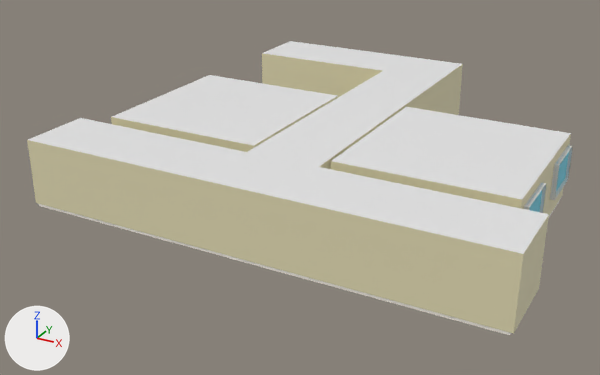
Before and after pictures for a commit that changed the FBX model - [ Unity Project ] - ( EmBodied_N170 )/Assets/- [ 3D Models ] -/- [ Enviroment ] -/- [ Interior ] -/Enviroment.fbx.
Rendered twice from a camera (50 mm lens) standing at (11.7, -23.7, 11.6) and looking at (-1.4, 0.2, -0.4). The lights are fixed; the arrows at lower left show +X, +Y and +Z. Where no turn or scale is listed for an object, it has been applied to the vertices.

Names of what the first picture shows: 'Corridor', 'Room', 'Windows'.
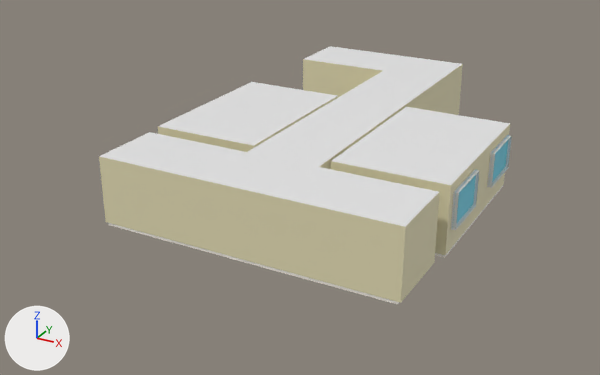
Pixel boxes (x1, y1, x2, y2) of what changed, in the pictures (600 x 375 px; the box of a moved part takes in the faces that stretch with it):
'Corridor', reshaped (30% narrower, 12% shorter)
    before: (27, 41, 549, 335)
    after: (99, 46, 463, 304)
'Room', reshaped
    before: (111, 75, 573, 218)
    after: (158, 82, 512, 258)
'Windows', mesh rescaled
    before: (527, 148, 569, 212)
    after: (452, 135, 509, 230)
part 2 of me_plane, moved or reshaped
    before: (27, 118, 246, 251)
    after: (99, 132, 246, 251)
part 3 of me_plane, moved or reshaped
    before: (277, 167, 549, 335)
    after: (277, 167, 440, 304)
part 4 of me_plane, moved or reshaped
    before: (262, 41, 407, 97)
    after: (303, 46, 407, 97)
part 5 of me_plane_003, moved or reshaped (not visible before)
    after: (451, 204, 476, 230)
part 6 of me_plane_003, moved or reshaped
    before: (550, 178, 568, 200)
    after: (487, 167, 508, 188)
part 7 of me_plane_003, moved or reshaped
    before: (331, 134, 573, 218)
    after: (331, 124, 512, 258)
part 8 of me_plane_003, moved or reshaped
    before: (112, 94, 549, 199)
    after: (159, 102, 483, 185)
part 9 of me_plane_003, moved or reshaped
    before: (165, 75, 571, 163)
    after: (210, 82, 510, 151)
part 10 of me_plane_003, moved or reshaped
    before: (111, 117, 254, 152)
    after: (158, 126, 254, 152)

The change, as a list of edits to the scene's bpy script:
```text
Change me_plane_004:
    where me_plane_004.from_pydata(...)  # 16 vertices, 4 faces; spans x -7.17..7.17, y -2.7..2.7, z 0.81..2.01
    used by ob_windows; location = (0.0, 0.0, 0.0)
    me_plane_004 part 1: the whole mesh is scaled about its middle by (0.721, 1, 1)
Change me_plane:
    where me_plane.from_pydata(...)  # 270 vertices, 258 faces; spans x -7.9..7.9, y -6.0..9.5, z 0.0..2.3
    used by ob_corridor; location = (0.0, 0.0, 0.0)
    me_plane part 2: all 10 vertices in x -7.9, y -6.0..-3.5, z 0.0..2.3 are moved by (3.0, 0.0, 0.0)
    me_plane part 3: all 10 vertices in x 7.9, y -6.0..-3.5, z 0.0..2.3 are moved by (-3.0, 0.0, 0.0)
    me_plane part 4: all 10 vertices in x -7.0, y 6.9..9.5, z 0.0..2.3 are moved by (2.1, 0.0, 0.0)
Change me_plane_003:
    used by ob_room; location = (0.0, 0.0, 0.0)
    remove me_plane_003.from_pydata(...)  # 462 vertices, 440 faces; spans x -7.26..7.26, y -2.97..2.97, z 0.0..2.3
    add me_plane_003.from_pydata(...)  # 462 vertices, 440 faces; spans x -5.26..5.26, y -2.97..2.97, z 0.0..2.3
    me_plane_003 part 5: the loose piece of 20 vertices spanning x 7.05..7.26, y -2.69..-0.8, z 0.81..0.85 is moved by (-2.0, 0.0, 0.0)
    me_plane_003 part 6: the loose piece of 20 vertices spanning x 7.05..7.26, y 0.8..2.69, z 0.81..0.85 is moved by (-2.0, 0.0, 0.0)
    me_plane_003 part 7: 95 of the vertices in x 7.08..7.26, y -2.97..2.97, z 0.0..2.3 are moved by (-2.0, 0.0, 0.0)
    me_plane_003 part 8: all 72 vertices in x -1.37..1.37, y -0.72..-0.43, z 0.0..2.3 are moved by (0.0, -2.0, 0.0)
    me_plane_003 part 9: all 72 vertices in x -1.37..1.37, y 0.43..0.72, z 0.0..2.3 are moved by (0.0, 2.0, 0.0)
    me_plane_003 part 10: 95 of the vertices in x -7.26..-7.08, y -2.97..2.97, z 0.0..2.3 are moved by (2.0, 0.0, 0.0)
```
